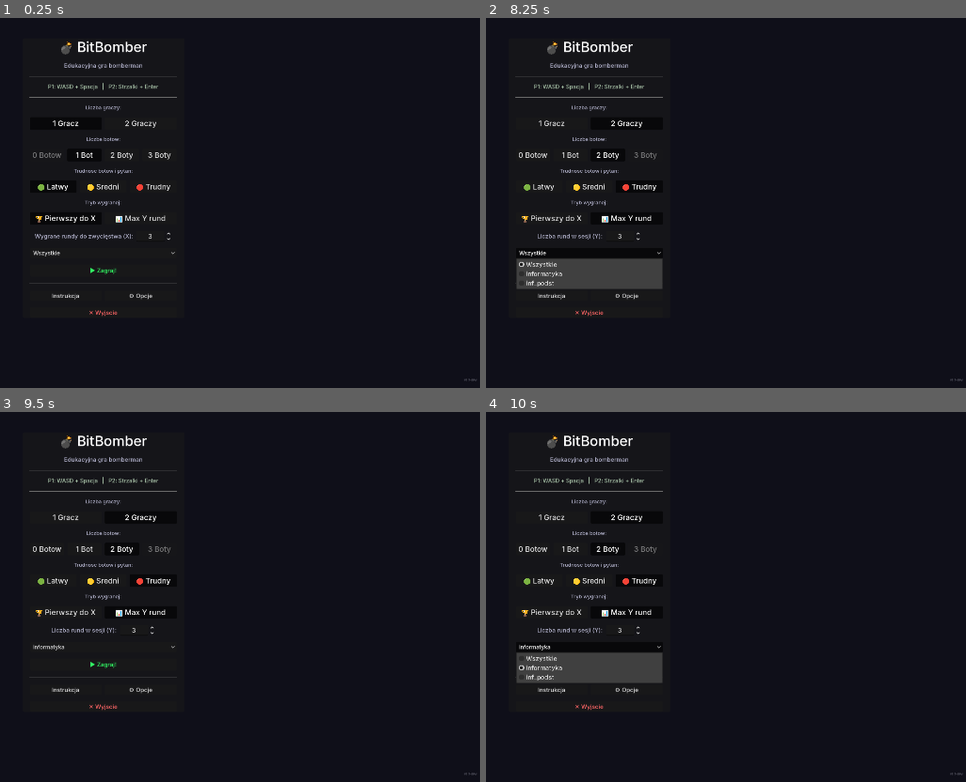
Above: before the commit, frames 1-4 (two rows, left to right).
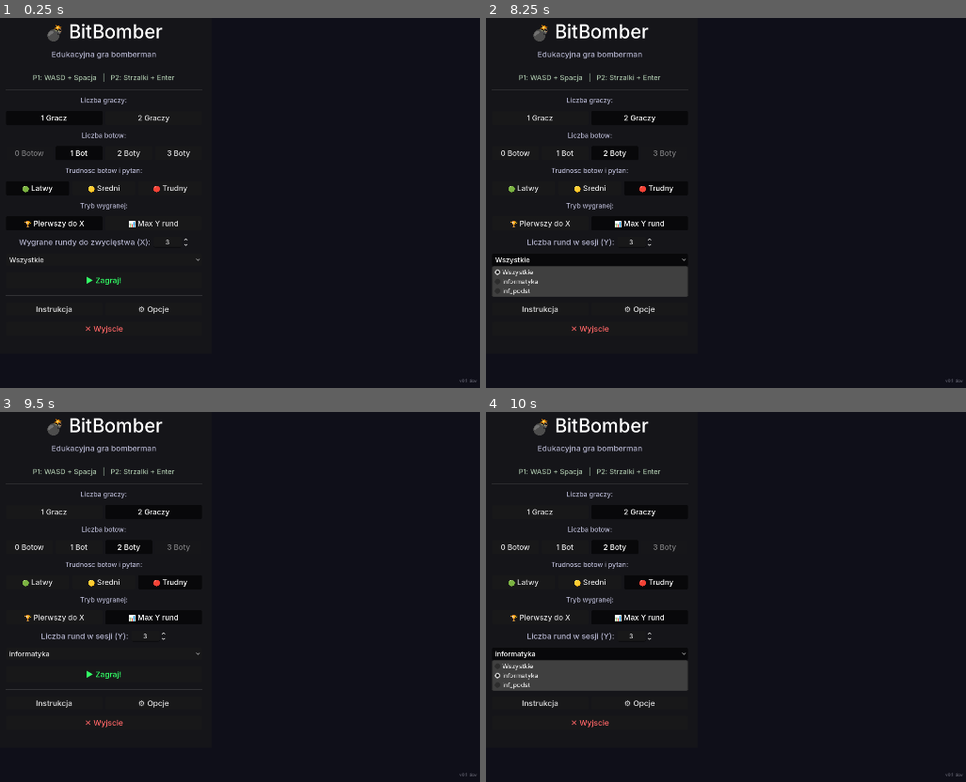
Above: after the commit, the same moments.

Repository: DaVideX12324/BitBomber
Game: Godot game, scene res://scenes/game.tscn
Two runs of this game, one before a commit and one after it. Both use one fixed random seed, a clock stepped at 60 frames per second and the inputs below.
Inputs:
- Up to frame 1 (0.25 s): no input
- Up to frame 2 (8.25 s): click "1 Gracz" at 0.5 s; click "2 Graczy" at 1.25 s; click "0 Botow" at 2 s; click "1 Bot" at 2.75 s; click "2 Boty" at 3.5 s; click "🟢 Latwy" at 4.25 s; click "🟡 Sredni" at 5 s; click "🔴 Trudny" at 5.75 s; click "🏆 Pierwszy do X" at 6.5 s; click "📊 Max Y rund" at 7.25 s; click "Wszystkie" at 8 s
- Up to frame 3 (9.5 s): click "▶ Zagraj!" at 8.75 s
- Up to frame 4 (10 s): click "informatyka" at 9.5 s

The runs differ from the first frame. In frame 1, 4.2% of the frame differs, in the area x 1-100%, y 1-99%; in frame 2, 5.9%; in frame 3, 4.0%; in frame 4, 5.9%.

Commit message:
feat(ui): auto-rescale on resolution change via SettingsManager.resolution_changed signal

Diff:
--- a/autoloads/settings_manager.gd
+++ b/autoloads/settings_manager.gd
@@ -11,6 +11,9 @@
 var resolution      : Vector2i = Vector2i(1280, 720)
 var monitor_idx     : int      = 0
 
+## Emitowany po każdej zmianie rozdzielczości (także przy starcie).
+signal resolution_changed(new_resolution: Vector2i)
+
 
 func _ready() -> void:
 	_load()
@@ -23,6 +26,7 @@
 # ---------------------------------------------------------------------------
 
 func apply_settings(mode_idx: int, res: Vector2i, screen: int) -> void:
+	var prev_res := resolution
 	window_mode_idx = mode_idx
 	resolution      = res
 	monitor_idx     = clampi(screen, 0, DisplayServer.get_screen_count() - 1)
@@ -49,12 +53,13 @@
 			DisplayServer.window_set_mode(DisplayServer.WINDOW_MODE_WINDOWED)
 			DisplayServer.window_set_flag(DisplayServer.WINDOW_FLAG_BORDERLESS, false)
 			DisplayServer.window_set_size(res)
-			# Przesuń na środek docelowego monitora zanim włączysz fullscreen
 			DisplayServer.window_set_position(
 				screen_pos + (screen_size - res) / 2
 			)
 			DisplayServer.window_set_mode(DisplayServer.WINDOW_MODE_EXCLUSIVE_FULLSCREEN)
 	_save()
+	if res != prev_res:
+		resolution_changed.emit(resolution)
 
 
 func get_available_resolutions() -> Array[Vector2i]:
--- a/autoloads/ui_scale_manager.gd
+++ b/autoloads/ui_scale_manager.gd
@@ -3,23 +3,23 @@
 ##
 ## Zarządza trybem skalowania UI per-węzeł (font_size + custom_minimum_size).
 ##
-## Tryb domyślny przy pierwszym uruchomieniu jest dobierany
-## na podstawie WYBRANEJ ROZDZIELCZOŚCI w SettingsManager (nie rozmiaru monitora).
-## Progi:
-##   SMALL  — 0.75×  (szerokość < 1280px)
+## Tryb domyślny jest dobierany automatycznie na podstawie wybranej
+## rozdzielczości (SettingsManager.resolution). Gdy gracz zmieni
+## rozdzielczość i NIE ma ręcznego wyboru skali, skala aktualizuje się
+## automatycznie. Jeśli gracz sam wybrał tryb — jego wybór zostaje.
+##
+## Progi (szerokość rozdzielczości):
+##   SMALL  — 0.75×  (< 1280px)
 ##   NORMAL — 1.0×   (1280–1919px)
-##   LARGE  — 1.5×   (1920–3839px)
-##   XLARGE — 2.0×   (≥ 3840px, 4K)
+##   LARGE  — 1.5×   (1920–2559px)
+##   XLARGE — 2.0×   (≥ 2560px)
 ##
 ## API:
-##   UIScaleManager.px(base)        — int, przelicza rozmiar czcionki
-##   UIScaleManager.sz(base)        — float, przelicza pojedynczy wymiar
-##   UIScaleManager.sz2(w, h)       — Vector2, przelicza rozmiar 2D
-##   UIScaleManager.scale_changed   — sygnał emitowany przy zmianie trybu
-##
-## Użycie w _ready():
-##   UIScaleManager.scale_changed.connect(_on_scale_changed)
-##   _on_scale_changed(UIScaleManager.scale_factor)
+##   UIScaleManager.px(base)      — int, przelicza rozmiar czcionki
+##   UIScaleManager.sz(base)      — float, przelicza pojedynczy wymiar
+##   UIScaleManager.sz2(w, h)     — Vector2, przelicza rozmiar 2D
+##   UIScaleManager.set_mode(m)   — ręczny wybór + zapis (blokuje auto)
+##   UIScaleManager.scale_changed — sygnał emitowany przy każdej zmianie
 
 enum ScaleMode { SMALL, NORMAL, LARGE, XLARGE }
 
@@ -47,20 +47,36 @@
 
 var scale_factor : float = 1.0
 
+## true = gracz sam wybrał tryb; false = tryb dobierany automatycznie
+var _user_picked : bool = false
+
 signal scale_changed(new_scale: float)
 
 
 func _ready() -> void:
 	_load_saved()
+	# Po załadowaniu ustawień podłącz się do sygnału rozdzielczości
+	SettingsManager.resolution_changed.connect(_on_resolution_changed)
 
 
-## Ustawia tryb ręcznie i zapisuje wybór gracza.
+# ---------------------------------------------------------------------------
+# Publiczne API
+# ---------------------------------------------------------------------------
+
+## Ręczny wybór trybu przez gracza — blokuje auto-detekcję i zapisuje.
 func set_mode(mode: ScaleMode) -> void:
+	_user_picked = true
 	current_mode = mode
 	_save()
 
 
-## Zwraca listę etykiet wszystkich trybów (do OptionButton).
+## Czyści ręczny wybór — od tej pory skala zmienia się wraz z rozdzielczością.
+func reset_to_auto() -> void:
+	_user_picked = false
+	_save_user_picked()
+	current_mode = _detect_mode()
+
+
 func get_mode_labels() -> Array[String]:
 	return [
 		SCALE_LABELS[ScaleMode.SMALL],
@@ -70,19 +86,40 @@
 	]
 
 
-## Przelicza rozmiar czcionki z bazy 1080p.
 func px(base_pixels: float) -> int:
 	return roundi(base_pixels * scale_factor)
 
 
-## Przelicza pojedynczy wymiar (margin, separation itp.).
 func sz(base: float) -> float:
 	return base * scale_factor
 
 
-## Przelicza rozmiar 2D (custom_minimum_size, offset itp.).
 func sz2(w: float, h: float) -> Vector2:
 	return Vector2(w, h) * scale_factor
+
+
+# ---------------------------------------------------------------------------
+# Reakcja na zmianę rozdzielczości
+# ---------------------------------------------------------------------------
+
+func _on_resolution_changed(_new_res: Vector2i) -> void:
+	if _user_picked:
+		return  # gracz ma ręczny wybór — nie nadpisuj
+	current_mode = _detect_mode()
+
+
+# ---------------------------------------------------------------------------
+# Detekcja na podstawie wybranej rozdzielczości
+# ---------------------------------------------------------------------------
+
+func _detect_mode() -> ScaleMode:
+	var w : int = SettingsManager.resolution.x
+	if w <= 0:
+		w = DisplayServer.window_get_size().x
+	if   w >= 2560: return ScaleMode.XLARGE
+	elif w >= 1920: return ScaleMode.LARGE
+	elif w >= 1280: return ScaleMode.NORMAL
+	else:           return ScaleMode.SMALL
 
 
 # ---------------------------------------------------------------------------
@@ -91,30 +128,27 @@
 
 func _save() -> void:
 	var cfg := ConfigFile.new()
+	cfg.load("user://settings.cfg")  # zachowaj istniejące klucze
 	cfg.set_value("ui", SAVE_KEY, current_mode)
+	cfg.set_value("ui", "ui_scale_auto", not _user_picked)
+	cfg.save("user://settings.cfg")
+
+
+func _save_user_picked() -> void:
+	var cfg := ConfigFile.new()
+	cfg.load("user://settings.cfg")
+	cfg.set_value("ui", "ui_scale_auto", true)
 	cfg.save("user://settings.cfg")
 
 
 func _load_saved() -> void:
 	var cfg := ConfigFile.new()
 	if cfg.load("user://settings.cfg") == OK:
-		var saved : int = cfg.get_value("ui", SAVE_KEY, -1)
-		if saved >= 0 and saved <= ScaleMode.XLARGE:
-			current_mode = saved as ScaleMode
-			return
-	# Brak zapisu — dobierz tryb na podstawie wybranej rozdzielczości
+		var is_auto : bool = cfg.get_value("ui", "ui_scale_auto", true)
+		if not is_auto:
+			var saved : int = cfg.get_value("ui", SAVE_KEY, -1)
+			if saved >= 0 and saved <= ScaleMode.XLARGE:
+				_user_picked = true
+				current_mode = saved as ScaleMode
+				return
 	current_mode = _detect_mode()
-
-
-## Dobiera tryb na podstawie szerokości rozdzielczości z SettingsManager.
-## Fallback: rozmiar aktualnego okna (gdy SettingsManager jeszcze nie gotowy).
-func _detect_mode() -> ScaleMode:
-	var w : int = 0
-	if Engine.has_singleton("SettingsManager"):
-		w = SettingsManager.resolution.x
-	if w <= 0:
-		w = DisplayServer.window_get_size().x
-	if   w >= 3840: return ScaleMode.XLARGE
-	elif w > 1920: return ScaleMode.LARGE
-	elif w > 1600: return ScaleMode.NORMAL
-	else:           return ScaleMode.SMALL
